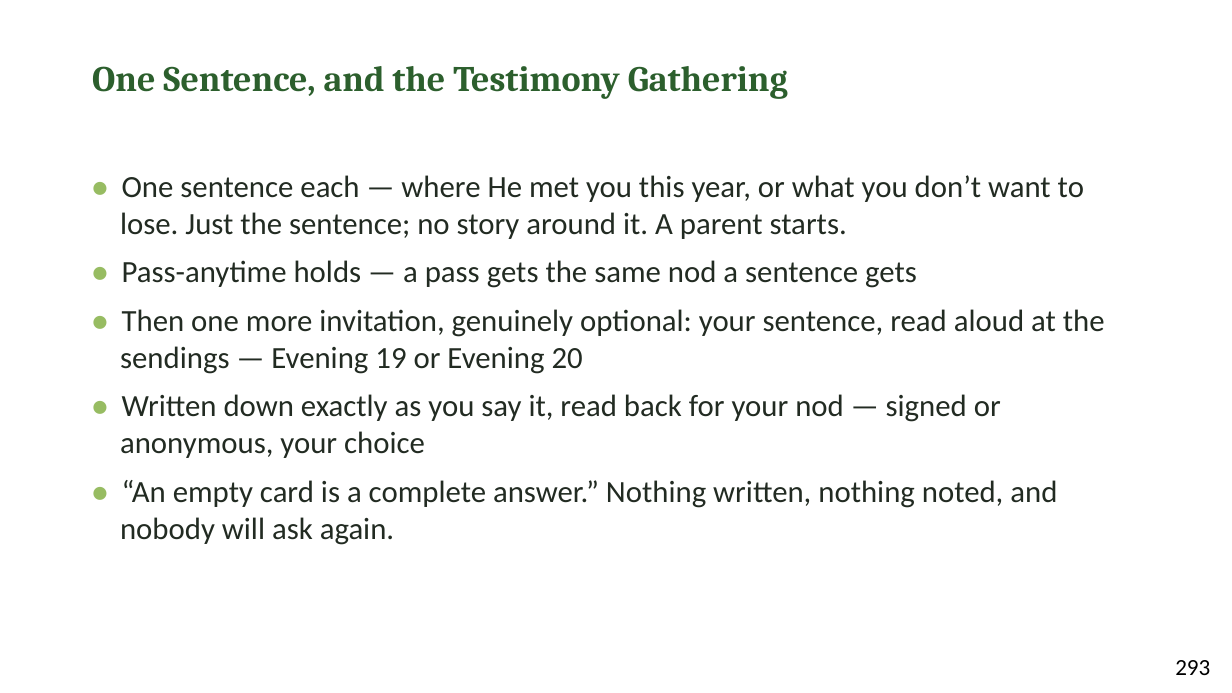
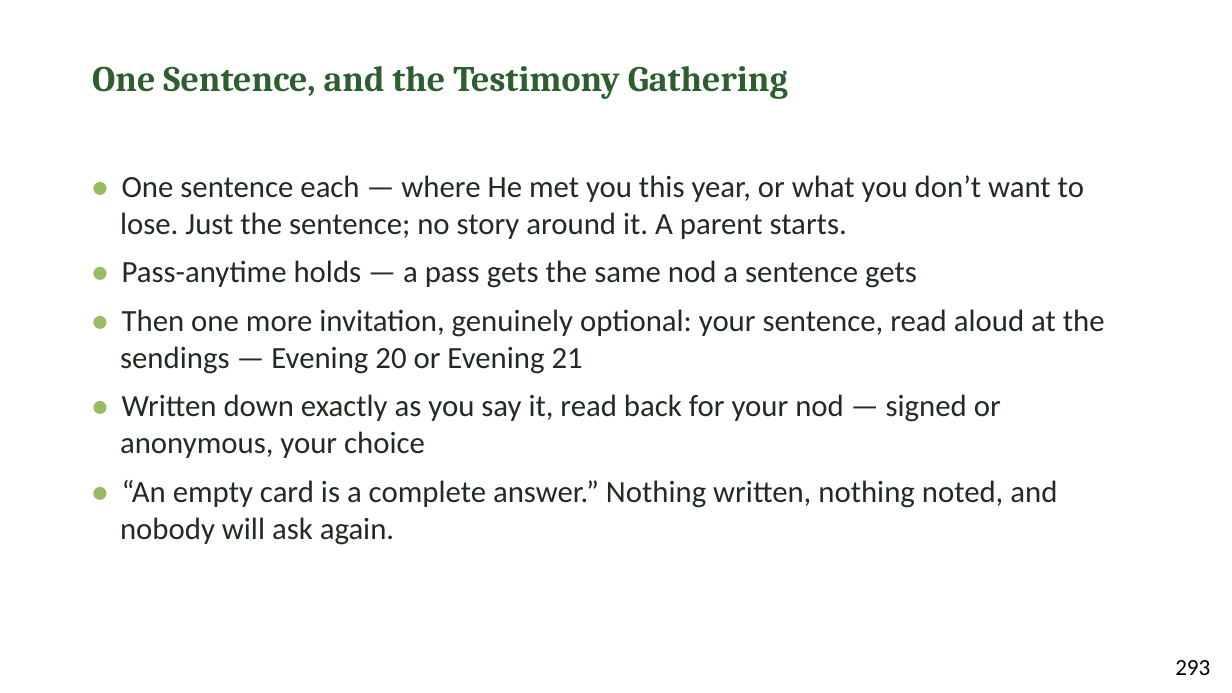
Before and after one commit to jgtittle-ministries/fellowship-of-the-heart-pilot-at-cca-dev, a slide deck: slide 10 of _implementation-notes/evening-series/FotH Evening Session 20 Slides DRAFT v1.pptx. Drawn at 1232x693 pixels with LibreOffice and Linux fonts; fonts in the diff are those of the drawing. Boxes give left, top, right and bottom in pixels: in the first picture for what was removed or moved away, otherwise in the second. Text is boxed around its words. In the diff, an @@ line names an element or a change of style, - is before the commit and + after.

```diff
--- a/_implementation-notes/evening-series/FotH Evening Session 20 Slides DRAFT v1.pptx
+++ b/_implementation-notes/evening-series/FotH Evening Session 20 Slides DRAFT v1.pptx
@@ text at [120, 309, 1105, 374]: text changed @@
-• Then one more invitation, genuinely optional: your sentence, read aloud at the sendings — Evening 19 or Evening 20
+• Then one more invitation, genuinely optional: your sentence, read aloud at the sendings — Evening 20 or Evening 21
```
Also in this commit, not shown: 4 other slides changed, 52 other files.
